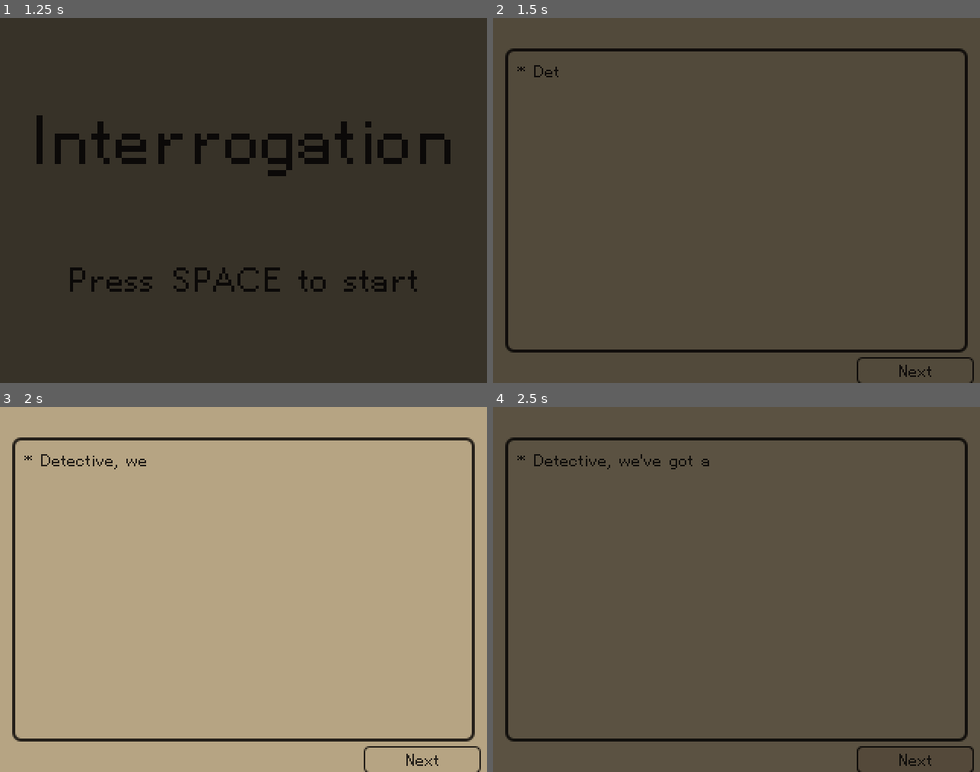
Above: before the commit, frames 1-4 (two rows, left to right).
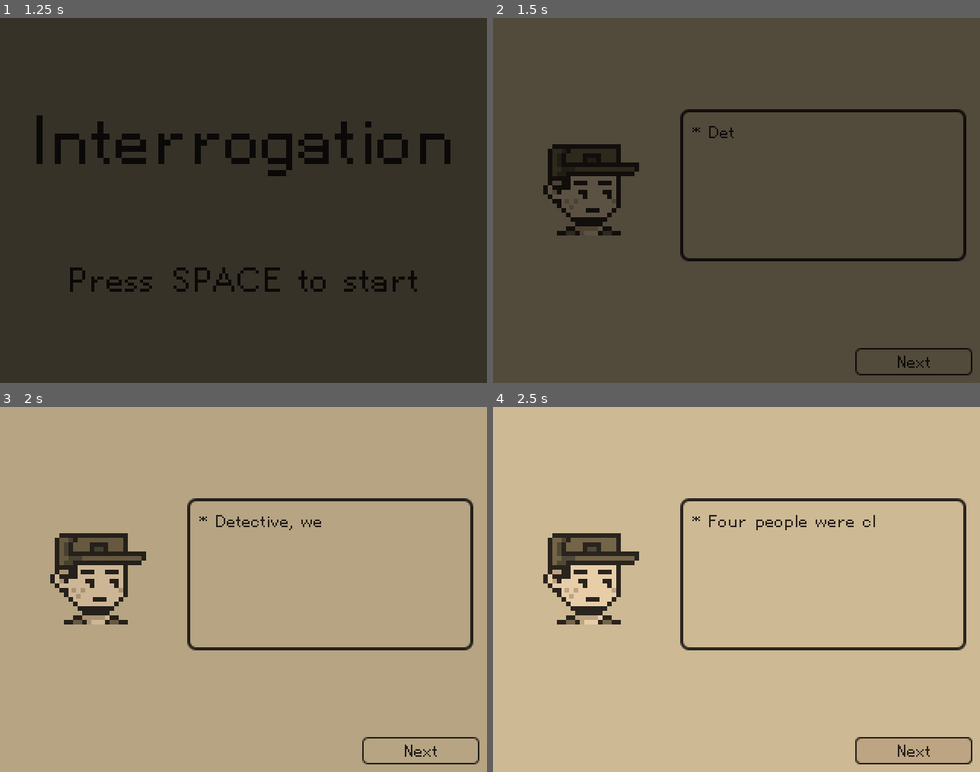
Above: after the commit, the same moments.

Repository: hkattt/game-off-2024
Game: Godot game, scene res://scenes/screens/start_menu.tscn
The game is run twice, just before and just after one commit, with the same random seed, the same clock (stepped at 60 frames per second) and the same inputs. Sound files missing from this copy of the repository are replaced by a short silence.
Inputs:
- Up to frame 1 (1.25 s): tap Space at 0.5 s; hold Right (ui_right) from 0.53 s (still down); tap Enter (ui_accept) at 0.77 s
- Up to frame 2 (1.5 s): keep holding Right (ui_right); tap Space at 1.25 s
- Up to frame 3 (2 s): keep holding Right (ui_right); tap Enter (ui_accept) at 1.52 s
- Up to frame 4 (2.5 s): release Right (ui_right) at 2 s; click "Next" at 2 s

Frame 1 is identical in both runs. In frame 2, 6.7% of the frame differs, in the area x 2-99%, y 8-100%; in frame 3, 7.0%; in frame 4, 100%, in the area x 0-100%, y 0-100%.

Commit message:
Improved story scene

Diff:
--- /dev/null
+++ b/game-off-2024/assets/story-introduction.json
@@ -0,0 +1,11 @@
+{
+    "story": [
+        "Detective, we've got a situation. Ms. Grey is dead with no signs of a struggle.",
+        "Four people were close to her, but one of them is hiding something.",
+        "There's Kite, the kid who found her body.",
+        "Dr. Grey, her husband and our top doctor.",
+        "Patricia, the chef she often visited.",
+        "And Professor Vanth, the prodigy scientist said to be close to her.",
+        "We need answers before this case goes cold."
+    ]
+}
--- a/game-off-2024/scenes/screens/story.tscn
+++ b/game-off-2024/scenes/screens/story.tscn
@@ -1,8 +1,9 @@
-[gd_scene load_steps=6 format=3 uid="uid://bmnyiqyg3g447"]
+[gd_scene load_steps=7 format=3 uid="uid://bmnyiqyg3g447"]
 
 [ext_resource type="Script" path="res://scripts/screens/story.gd" id="1_ls0p2"]
 [ext_resource type="PackedScene" uid="uid://dxuo3kk60cdkk" path="res://scenes/ui/text_box.tscn" id="2_an1l8"]
 [ext_resource type="FontFile" uid="uid://dq4pyxfiswi2f" path="res://assets/font/HelvetiPixel.ttf" id="3_w8y6o"]
+[ext_resource type="PackedScene" uid="uid://dc06uwosttc8y" path="res://scenes/minigames/child/child.tscn" id="4_rui8d"]
 
 [sub_resource type="StyleBoxFlat" id="StyleBoxFlat_wsic3"]
 bg_color = Color(0.741176, 0.647059, 0.513726, 1)
@@ -39,17 +40,13 @@
 [node name="Story" type="Node2D"]
 script = ExtResource("1_ls0p2")
 
-[node name="TextBox" parent="." instance=ExtResource("2_an1l8")]
-offset_right = 320.0
-offset_bottom = 240.0
-
 [node name="NextButton" type="Button" parent="."]
 texture_filter = 3
 custom_minimum_size = Vector2(75, 0)
-offset_left = 240.0
-offset_top = 224.0
-offset_right = 315.0
-offset_bottom = 240.0
+offset_left = 239.0
+offset_top = 218.0
+offset_right = 314.0
+offset_bottom = 234.0
 theme_override_colors/font_hover_pressed_color = Color(0.164706, 0.141176, 0.117647, 1)
 theme_override_colors/font_hover_color = Color(0.164706, 0.141176, 0.117647, 1)
 theme_override_colors/font_pressed_color = Color(0.164706, 0.141176, 0.117647, 1)
@@ -66,4 +63,13 @@
 theme_override_styles/normal = SubResource("StyleBoxFlat_qir4h")
 text = "Next"
 
+[node name="TextBox" parent="." instance=ExtResource("2_an1l8")]
+offset_left = 115.0
+offset_top = 40.0
+offset_right = 319.0
+offset_bottom = 180.0
+
+[node name="Child" parent="." instance=ExtResource("4_rui8d")]
+position = Vector2(65, 111)
+
 [connection signal="button_up" from="NextButton" to="." method="_on_next_button_button_up"]
--- a/game-off-2024/scenes/ui/text_box.tscn
+++ b/game-off-2024/scenes/ui/text_box.tscn
@@ -17,7 +17,7 @@
 
 [node name="TextBoxContainer" type="MarginContainer"]
 offset_right = 160.0
-offset_bottom = 128.0
+offset_bottom = 140.0
 theme_override_constants/margin_left = 8
 theme_override_constants/margin_top = 20
 theme_override_constants/margin_right = 8
--- a/game-off-2024/scripts/screens/story.gd
+++ b/game-off-2024/scripts/screens/story.gd
@@ -4,20 +4,28 @@
 
 const game_scene: PackedScene = preload("res://scenes/screens/game.tscn")
 
-var story_text: String
+var story_lines: Array
+var line_index = 0
 
 func _ready() -> void:
-	load_story("res://assets/story-introduction.txt")
-	text_box.set_text(story_text)
+	load_story("res://assets/story-introduction.json")
+	text_box.set_text(story_lines[line_index])
 
 func load_story(file_path: String) -> void:
 	if FileAccess.file_exists(file_path):
-		story_text = FileAccess.get_file_as_string(file_path)
+		var json_as_text: String = FileAccess.get_file_as_string(file_path)
+		var json_as_dict: Dictionary = JSON.parse_string(json_as_text)
+		story_lines = json_as_dict["story"]
 	else:
 		print("File does not exist")
 
 func _on_next_button_button_up() -> void:
-	await FadeWindow.fade_out()
-	get_tree().change_scene_to_packed(game_scene)
-	await FadeWindow.fade_in()
-	SoundManager.play_sound(SoundManager.Sound.CLICK, 20.0)
+	line_index += 1
+
+	if line_index < story_lines.size():
+		text_box.set_text(story_lines[line_index])
+	else:
+		await FadeWindow.fade_out()
+		get_tree().change_scene_to_packed(game_scene)
+		await FadeWindow.fade_in()
+		SoundManager.play_sound(SoundManager.Sound.CLICK, 20.0)
